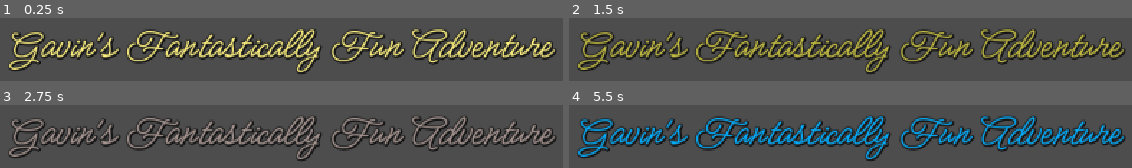
Above: before the commit, frames 1-4 (two rows, left to right).
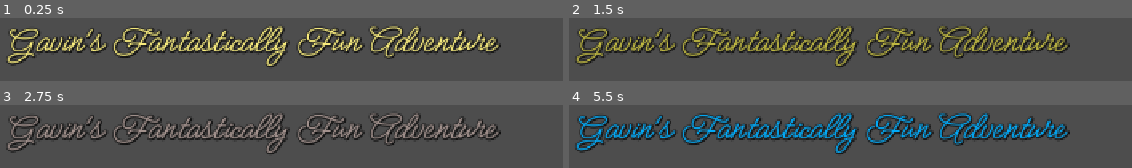
Above: after the commit, the same moments.

Repository: Workaholic-Games/Gavins-Fantastically-Fun-Adventure
Game: Godot game, scene res://levels/title.tscn
Two runs of this game, one before a commit and one after it. Both use one fixed random seed, a clock stepped at 60 frames per second and the inputs below. Before the commit the project starts from res://main.tscn.
Inputs (mouse positions are in pixels of both pictures, inside the frame that each line leads up to):
- Up to frame 1 (0.25 s): no input
- Up to frame 2 (1.5 s): tap Enter (ui_accept) at 0.5, 0.77 s; move the mouse to (outside the picture) at 0.52 s; hold D (right) 0.53-1.28 s; move the mouse to (outside the picture) at 1.27 s; hold S (backward) from 1.28 s (still down)
- Up to frame 3 (2.75 s): tap Enter (ui_accept) at 1.52 s; move the mouse to (outside the picture) at 2.02 s; release S (backward) at 2.03 s; hold D (right) from 2.03 s (still down)
- Up to frame 4 (5.5 s): move the mouse to (outside the picture) at 2.77 s; release D (right) at 2.78 s; hold W (forward) 2.78-3.53 s; tap Enter (ui_accept) at 3.02, 3.77, 4.52 s; move the mouse to (outside the picture) at 3.52 s; hold A (left) 3.53-5.03 s; move the mouse to (outside the picture) at 4.27 s; move the mouse to (outside the picture) at 5.02 s; hold S (backward) from 5.03 s (still down)

The runs differ from the first frame. In frame 1, 31% of the frame differs, in the area x 1-99%, y 12-89%; in frame 2, 32%; in frame 3, 27%; in frame 4, 33%.

Commit message:
bunch o project settings

Diff:
--- a/player.tscn
+++ b/entites/player/player.tscn
@@ -1,6 +1,6 @@
 [gd_scene format=3 uid="uid://lt37uux2d5p5"]
 
-[ext_resource type="Script" uid="uid://0dtii60b6v5p" path="res://player.gd" id="1_4flbx"]
+[ext_resource type="Script" uid="uid://0dtii60b6v5p" path="res://entites/player/player.gd" id="1_4flbx"]
 
 [sub_resource type="CapsuleShape3D" id="CapsuleShape3D_q3t11"]
 
--- a/icon.svg
+++ /dev/null
@@ -1 +0,0 @@
-<svg xmlns="http://www.w3.org/2000/svg" width="128" height="128"><rect width="124" height="124" x="2" y="2" fill="#363d52" stroke="#212532" stroke-width="4" rx="14"/><g fill="#fff" transform="translate(12.322 12.322)scale(.101)"><path d="M105 673v33q407 354 814 0v-33z"/><path fill="#478cbf" d="m105 673 152 14q12 1 15 14l4 67 132 10 8-61q2-11 15-15h162q13 4 15 15l8 61 132-10 4-67q3-13 15-14l152-14V427q30-39 56-81-35-59-83-108-43 20-82 47-40-37-88-64 7-51 8-102-59-28-123-42-26 43-46 89-49-7-98 0-20-46-46-89-64 14-123 42 1 51 8 102-48 27-88 64-39-27-82-47-48 49-83 108 26 42 56 81zm0 33v39c0 276 813 276 814 0v-39l-134 12-5 69q-2 10-14 13l-162 11q-12 0-16-11l-10-65H446l-10 65q-4 11-16 11l-162-11q-12-3-14-13l-5-69z"/><path d="M483 600c0 34 58 34 58 0v-86c0-34-58-34-58 0z"/><circle cx="725" cy="526" r="90"/><circle cx="299" cy="526" r="90"/></g><g fill="#414042" transform="translate(12.322 12.322)scale(.101)"><circle cx="307" cy="532" r="60"/><circle cx="717" cy="532" r="60"/></g></svg>
--- a/test_terrain.tscn
+++ b/levels/test_terrain.tscn
@@ -1,6 +1,6 @@
 [gd_scene format=3 uid="uid://d0k1mjuhes7df"]
 
-[ext_resource type="PackedScene" uid="uid://lt37uux2d5p5" path="res://player.tscn" id="1_vlnrc"]
+[ext_resource type="PackedScene" uid="uid://lt37uux2d5p5" path="res://entites/player/player.tscn" id="1_vlnrc"]
 
 [sub_resource type="ProceduralSkyMaterial" id="ProceduralSkyMaterial_70v8n"]
 
--- a/main.tscn
+++ b/levels/title.tscn
@@ -1,9 +1,9 @@
 [gd_scene format=3 uid="uid://b55itjr1rb1ve"]
 
-[ext_resource type="FontFile" uid="uid://b4ev6t8j5l8fr" path="res://MeowScript-Regular.ttf" id="1_ig7tw"]
+[ext_resource type="FontFile" uid="uid://b4ev6t8j5l8fr" path="res://ui/fonts/MeowScript-Regular.ttf" id="1_0byv1"]
 
 [sub_resource type="LabelSettings" id="LabelSettings_ig7tw"]
-font = ExtResource("1_ig7tw")
+font = ExtResource("1_0byv1")
 font_size = 64
 outline_size = 8
 outline_color = Color(0.16, 0.16, 0.16, 1)
@@ -27,7 +27,7 @@
 
 [sub_resource type="Animation" id="Animation_0xm2m"]
 resource_name = "animation"
-length = 1.5999999999999999
+length = 1.6
 loop_mode = 1
 step = 0.1
 tracks/0/type = "value"
@@ -49,6 +49,8 @@
 &"animation": SubResource("Animation_0xm2m")
 }
 
+[sub_resource type="Environment" id="Environment_0hn6x"]
+
 [node name="TitleScreen" type="Node3D" unique_id=2054584455]
 
 [node name="Camera3D" type="Camera3D" parent="." unique_id=968181101]
@@ -68,3 +70,6 @@
 [node name="TitleAnimation" type="AnimationPlayer" parent="TitleUI/Title" unique_id=588303560]
 libraries/ = SubResource("AnimationLibrary_h2yge")
 autoplay = &"animation"
+
+[node name="WorldEnvironment" type="WorldEnvironment" parent="." unique_id=207077378]
+environment = SubResource("Environment_0hn6x")
--- a/project.godot
+++ b/project.godot
@@ -13,12 +13,32 @@
 config/name="GFFA"
 run/main_scene="uid://b55itjr1rb1ve"
 config/features=PackedStringArray("4.7", "Forward Plus")
-config/icon="res://icon.svg"
+boot_splash/bg_color=Color(0, 0, 0, 1)
+boot_splash/use_filter=false
+boot_splash/image="uid://dqoi672b2ejkn"
+config/icon="uid://cewyp1yusje8"
 
 [display]
 
+window/size/viewport_width=1280
+window/size/viewport_height=720
 window/stretch/mode="canvas_items"
 window/stretch/aspect="expand"
+
+[file_customization]
+
+folder_colors={
+"res://branding/": "yellow",
+"res://entites/": "blue",
+"res://levels/": "orange",
+"res://ui/": "purple",
+"res://ui/fonts/": "gray"
+}
+
+[gui]
+
+theme/custom="uid://1jf0tq88femj"
+theme/custom_font="uid://vjp43may8i6v"
 
 [input]
 
--- /dev/null
+++ b/ui/theme.tres
@@ -0,0 +1,3 @@
+[gd_resource type="Theme" format=3 uid="uid://1jf0tq88femj"]
+
+[resource]
Binary file added: branding/scaryhead_icon.png
Not shown, added: branding/scaryhead_icon.png.import
Binary file added: branding/workaholic_godot_with_goblet.png
Not shown, changed: branding/workaholic_godot_with_goblet.png.import
Renamed: player.gd -> entites/player/player.gd
Renamed: player.gd.uid -> entites/player/player.gd.uid
Renamed: Jersey25-Regular.ttf -> ui/fonts/Jersey25-Regular.ttf
Not shown, changed: ui/fonts/Jersey25-Regular.ttf.import
Renamed: MeowScript-Regular.ttf -> ui/fonts/MeowScript-Regular.ttf
Not shown, changed: ui/fonts/MeowScript-Regular.ttf.import
